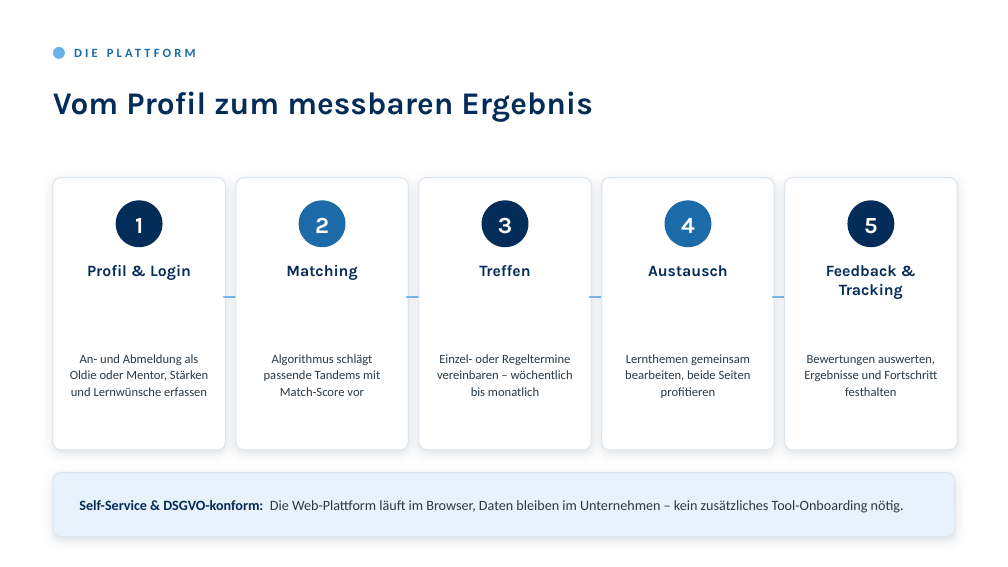
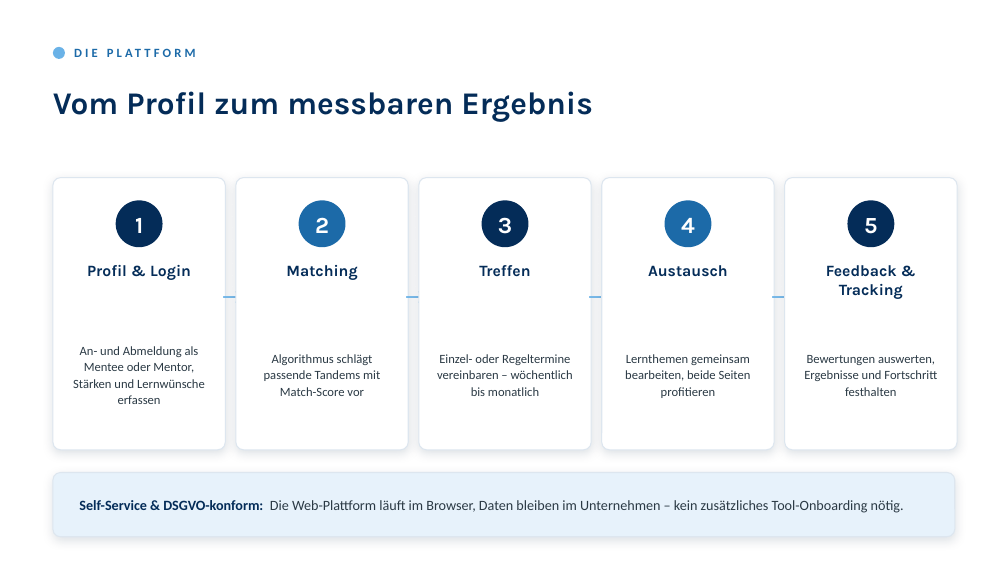
Before and after one commit to jensynCC/DigitalTogether, a slide deck: slide 5 of deck/DigitalTogether_HR-Strategie.pptx. Drawn at 1008x567 pixels with LibreOffice and Linux fonts; fonts in the diff are those of the drawing. Boxes give left, top, right and bottom in pixels: in the first picture for what was removed or moved away, otherwise in the second. Text is boxed around its words. In the diff, an @@ line names an element or a change of style, - is before the commit and + after.

```diff
--- a/deck/DigitalTogether_HR-Strategie.pptx
+++ b/deck/DigitalTogether_HR-Strategie.pptx
@@ text at [73, 346, 205, 404]: text changed @@
-An- und Abmeldung als Oldie oder Mentor, Stärken und Lernwünsche erfassen
+An- und Abmeldung als Mentee oder Mentor, Stärken und Lernwünsche erfassen
```
Also in this commit, not shown: 3 other slides changed, 6 other files.
